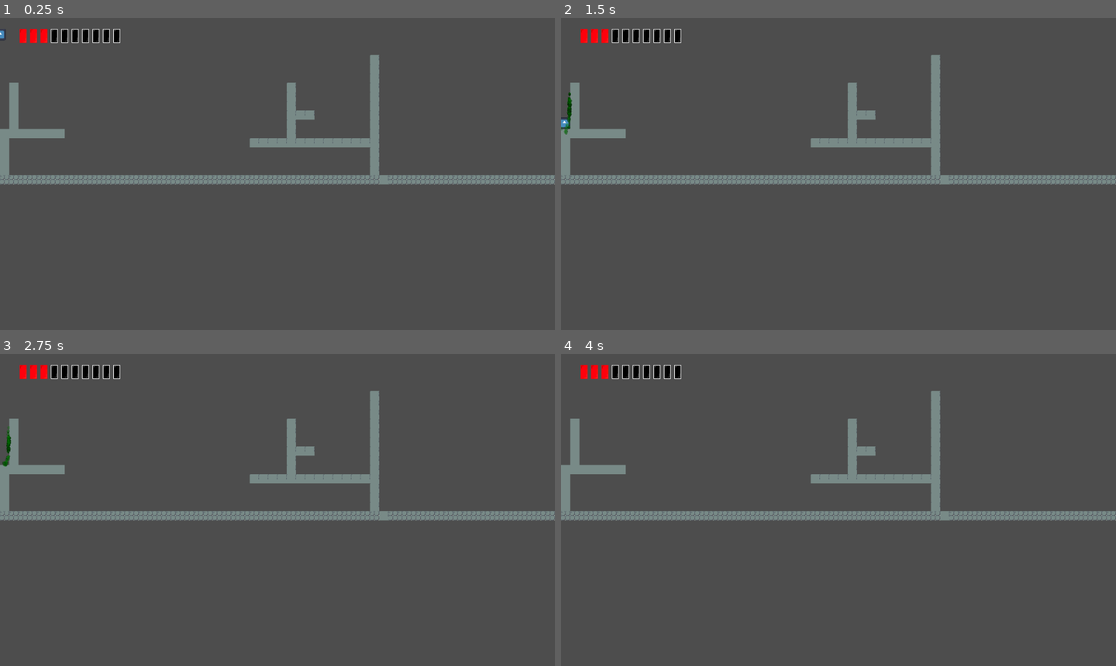
Above: before the commit, frames 1-4 (two rows, left to right).
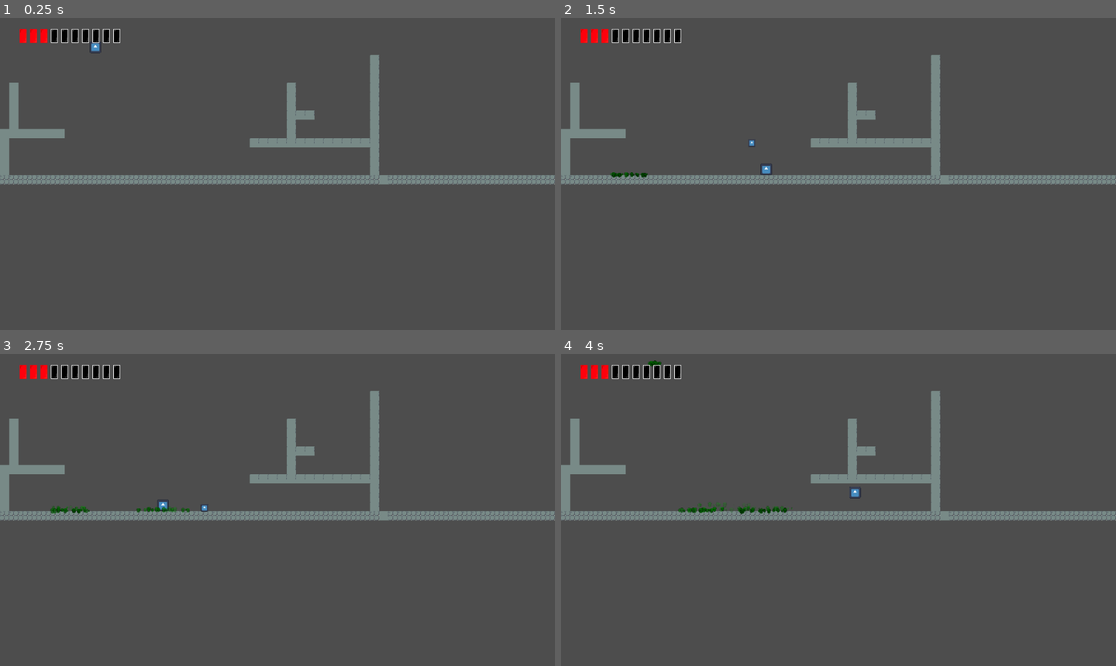
Above: after the commit, the same moments.

Repository: Agakitsune/ProjectKingdom
Game: Godot game, scene res://assets/scenes/world_test.tscn
Same seed, same stepped clock (60 frames per second), same inputs: the game is played once before the commit and once after it. The engine's default icon, where the game draws it, is replaced by a stand-in: a white triangle on a blue panel in a dark square.
Inputs:
- Up to frame 1 (0.25 s): no input
- Up to frame 2 (1.5 s): tap Enter (ui_accept) at 0.5, 0.77 s; hold D (right) from 0.53 s (still down); tap E (spell) at 0.6, 1.35 s
- Up to frame 3 (2.75 s): tap Enter (ui_accept) at 1.52 s; release D (right) at 2.03 s; hold A (left) from 2.03 s (still down); tap E (spell) at 2.1 s
- Up to frame 4 (4 s): release A (left) at 2.78 s; hold D (right) from 2.78 s (still down); tap E (spell) at 2.85, 3.6 s; tap Enter (ui_accept) at 3.02, 3.77 s

The runs differ from the first frame. In frame 1, less than 0.1% of the frame differs, in the area x 0-19%, y 3-12%; in frame 2, 0.3%; in frame 3, 0.3%, in the area x 0-38%, y 23-52%; in frame 4, 0.3%.

Commit message:
[UPD] - Progress_ratio set not set as 0 && print deleted

Diff:
--- a/assets/scenes/world_test.tscn
+++ b/assets/scenes/world_test.tscn
@@ -131,6 +131,7 @@
 tile_set = SubResource("TileSet_ep7hj")
 
 [node name="Player" parent="." unique_id=1460901200 instance=ExtResource("2_ly026")]
+position = Vector2(165, 22)
 
 [node name="CanvasLayer" type="CanvasLayer" parent="." unique_id=576688056]
 
--- a/assets/scripts/character_body_2d.gd
+++ b/assets/scripts/character_body_2d.gd
@@ -27,4 +27,4 @@
 	if Input.is_action_just_pressed("spell"):
 		var spell = POISON_POTION.instantiate()
 		get_parent().add_child(spell)
-		spell.setup(position, -1)
+		spell.setup(global_position, -1)
--- a/assets/scripts/poison_potion.gd
+++ b/assets/scripts/poison_potion.gd
@@ -62,15 +62,14 @@
 	for i in range(30):
 		var follow = PathFollow2D.new()
 		path_2d.add_child(follow)
-		follow.progress_ratio = i / 30.0
+		if i / 30.0 > 0:
+			follow.progress_ratio = i / 30.0
 		var particle = POISON_PARTICLE.instantiate()
 		particles.append(particle)
 		follow.add_child(particle)
 
 # Called every frame. 'delta' is the elapsed time since the previous frame.
 func _process(delta: float) -> void:
-	if sprite_2d:
-		print(sprite_2d.global_position)
 	if not collided:
 		velocity.y += gravity * delta * 0.4
 		position += velocity * delta
